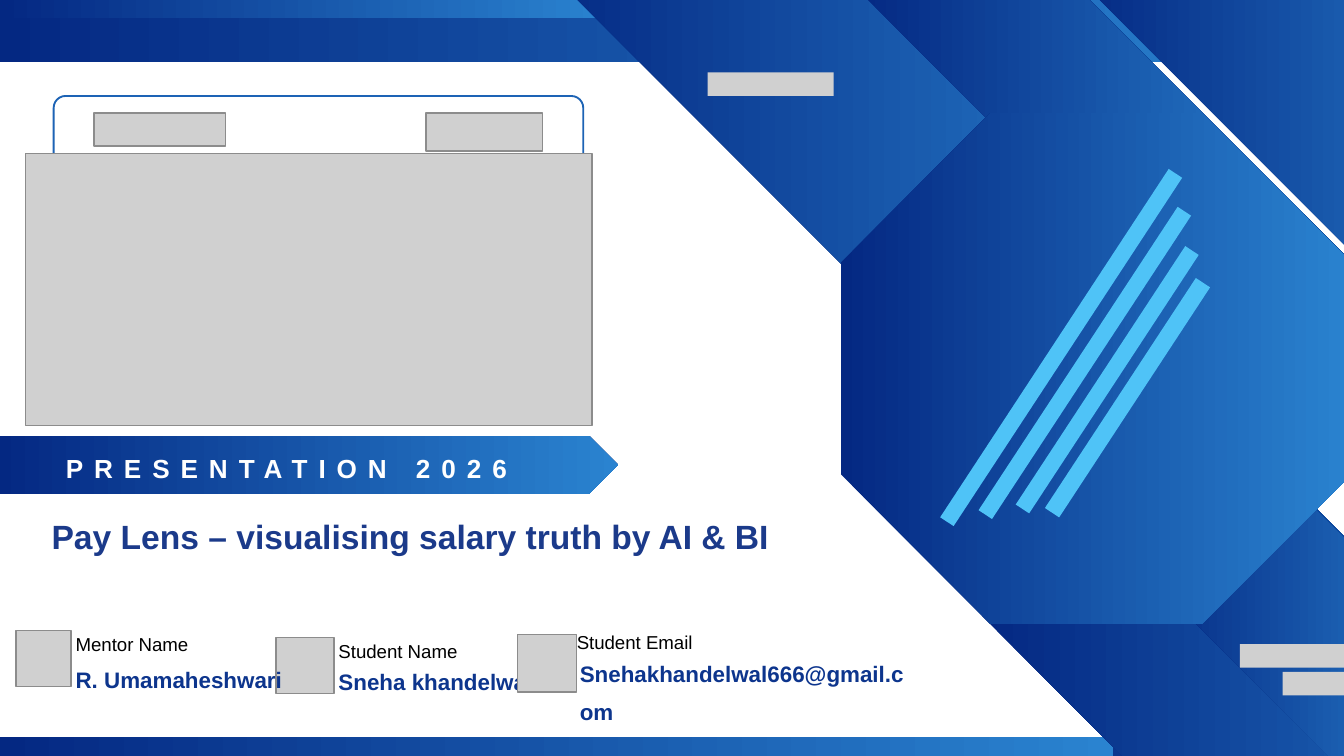
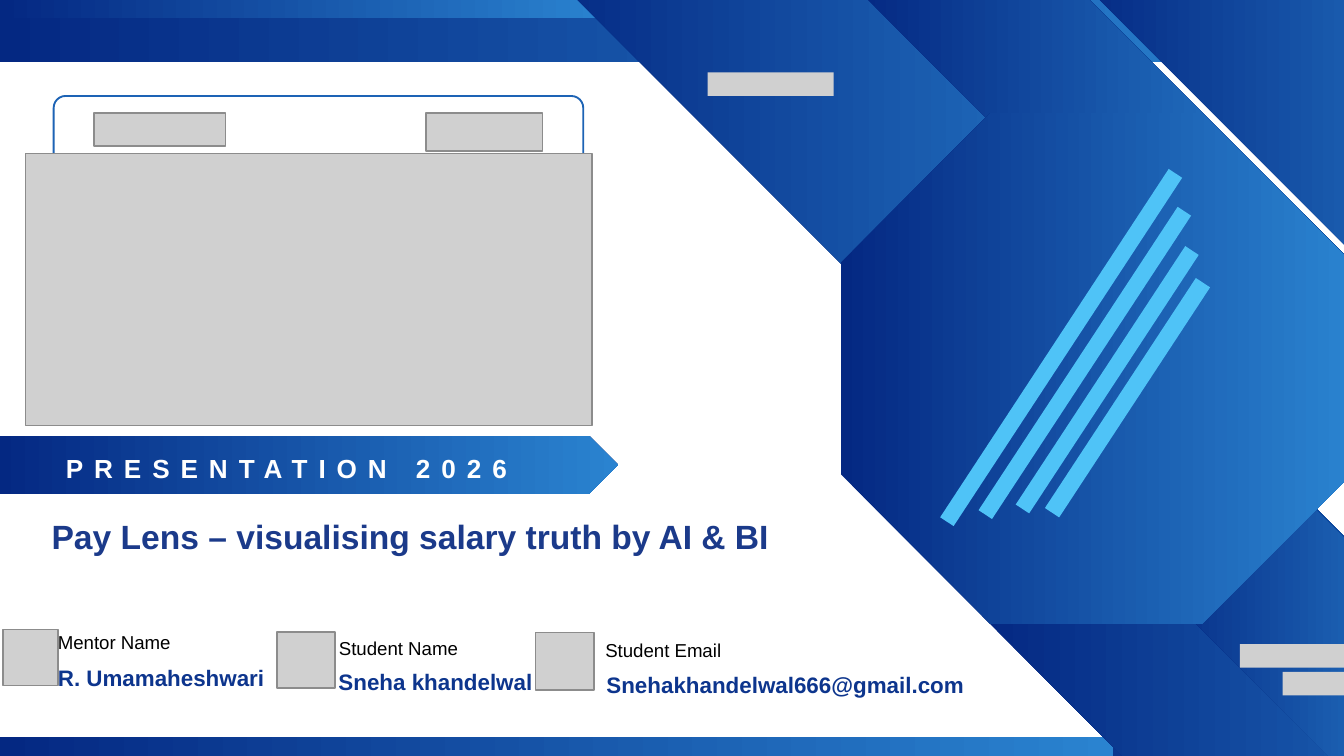
Before and after one commit to snehakhandelwal666-cmyk/sneha_project, a slide deck: slide 1 of PAY LENS - VISUALISING SALARY TRUTH WITH BI & AI.pptx. Drawn at 1344x756 pixels with LibreOffice and Linux fonts; fonts in the diff are those of the drawing; grey boxes stand for pictures; background and template pictures are left out. Boxes give left, top, right and bottom in pixels: in the first picture for what was removed or moved away, otherwise in the second. Text is boxed around its words. In the diff, an @@ line names an element or a change of style, - is before the commit and + after.

```diff
--- a/PAY LENS - VISUALISING SALARY TRUTH WITH BI & AI.pptx
+++ b/PAY LENS - VISUALISING SALARY TRUTH WITH BI & AI.pptx
@@ picture moved from (x1=16, y1=630, x2=71, y2=687) to (x1=3, y1=629, x2=58, y2=685) @@
@@ text "Mentor Name" rewrapped from (x1=76, y1=638, x2=189, y2=651) to (x1=58, y1=635, x2=171, y2=654) @@
@@ text "R. Umamaheshwari" rewrapped from (x1=76, y1=670, x2=282, y2=693) to (x1=58, y1=668, x2=264, y2=687) @@
@@ picture moved from (x1=276, y1=637, x2=333, y2=694) to (x1=277, y1=632, x2=335, y2=688) @@
@@ picture moved from (x1=517, y1=634, x2=577, y2=692) to (x1=536, y1=633, x2=595, y2=691) @@
@@ text "Student Email" moved from (x1=577, y1=635, x2=693, y2=650) to (x1=605, y1=643, x2=722, y2=658) @@
@@ text "Snehakhandelwal666@gmail.com" rewrapped from (x1=580, y1=665, x2=904, y2=687) to (x1=606, y1=676, x2=963, y2=698) @@
```
Also in this commit, not shown: 6 other slides changed, 1 slide added.
